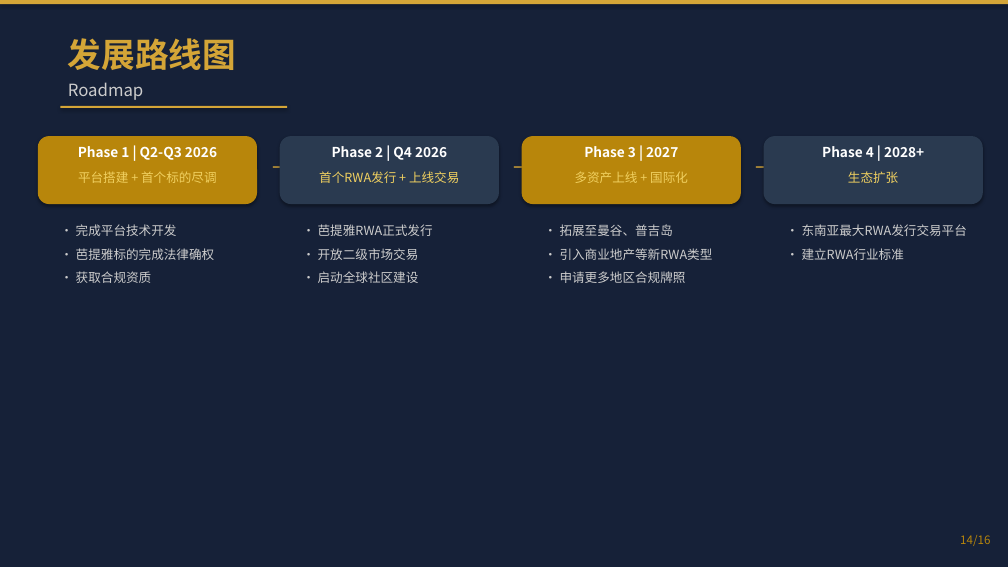
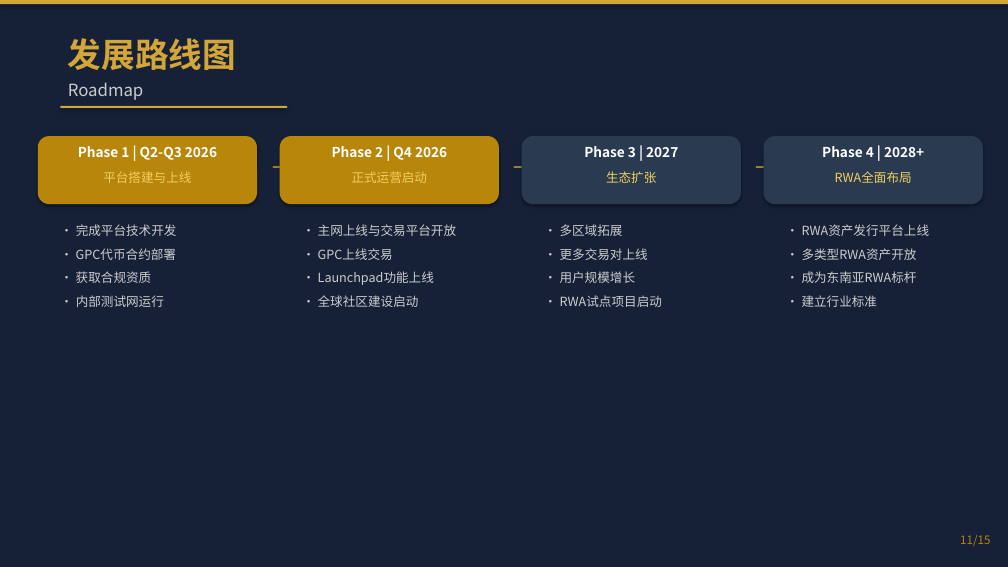
Before and after one commit to 7-Benson/golden-peacock-exchange, a slide deck: slide 11 of projects/金孔雀交易所PPT/金孔雀交易所_Golden_Peacock_Exchange.pptx (slide 14 before the commit). Drawn at 1008x567 pixels with LibreOffice and Linux fonts; fonts in the diff are those of the drawing. Boxes give left, top, right and bottom in pixels: in the first picture for what was removed or moved away, otherwise in the second. Text is boxed around its words. In the diff, an @@ line names an element or a change of style, - is before the commit and + after.

Commit message:
feat: 金孔雀交易所 — PPT全面重构为平台币+GPC通证叙事
变更说明：
- 方向从RWA首发调整为数字资产交易平台
- GPC平台通证（100亿枚，BEP-20）
- 代币分配：生态60%/储备15%/流动性10%/团队2%/创世节点1%/市场5%/基金会7%
- RWA调整为未来战略规划（Phase 2）
- 新增：价值主张/核心功能/代币释放计划/风控体系等页面
- 总页数：15页

```diff
--- a/projects/金孔雀交易所PPT/金孔雀交易所_Golden_Peacock_Exchange.pptx
+++ b/projects/金孔雀交易所PPT/金孔雀交易所_Golden_Peacock_Exchange.pptx
@@ rounded rectangle at box(280, 136, 499, 204): fill #2A3A50 to #B8860B @@
@@ rounded rectangle at box(522, 136, 741, 204): fill #B8860B to #2A3A50 @@
@@ text at box(103, 171, 191, 183): text changed @@
-平台搭建 + 首个标的尽调
+平台搭建与上线
@@ text at box(352, 172, 428, 183): text changed @@
-首个RWA发行 + 上线交易
+正式运营启动
@@ text at box(606, 171, 656, 183): text changed @@
-多资产上线 + 国际化
+生态扩张
@@ text at box(835, 171, 912, 183): text changed @@
-生态扩张
+RWA全面布局
@@ text at box(318, 224, 456, 307): text changed @@
-• 芭提雅RWA正式发行
-• 开放二级市场交易
-• 启动全球社区建设
+• 主网上线与交易平台开放
+• GPC上线交易
+• Launchpad功能上线
+• 全球社区建设启动
@@ text at box(560, 224, 662, 307): text changed @@
-• 拓展至曼谷、普吉岛
-• 引入商业地产等新RWA类型
-• 申请更多地区合规牌照
+• 多区域拓展
+• 更多交易对上线
+• 用户规模增长
+• RWA试点项目启动
@@ text at box(802, 224, 930, 307): text changed @@
-• 东南亚最大RWA发行交易平台
-• 建立RWA行业标准
+• RWA资产发行平台上线
+• 多类型RWA资产开放
+• 成为东南亚RWA标杆
+• 建立行业标准
@@ text at box(76, 248, 176, 260): text changed @@
-• 芭提雅标的完成法律确权
+• GPC代币合约部署
@@ text at box(76, 295, 164, 307): paragraph added @@
+• 内部测试网运行
@@ text at box(960, 535, 990, 546): text changed @@
-14/16
+11/15
```
Also in this commit, not shown: 7 other slides changed, 7 slides added, 8 slides removed, 3 other files.
